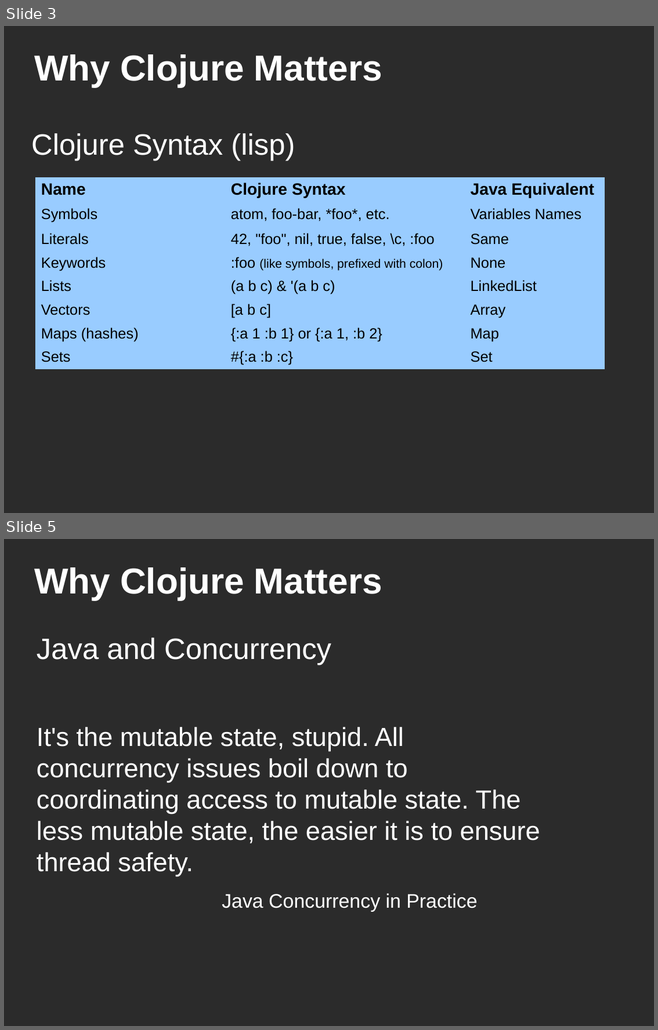
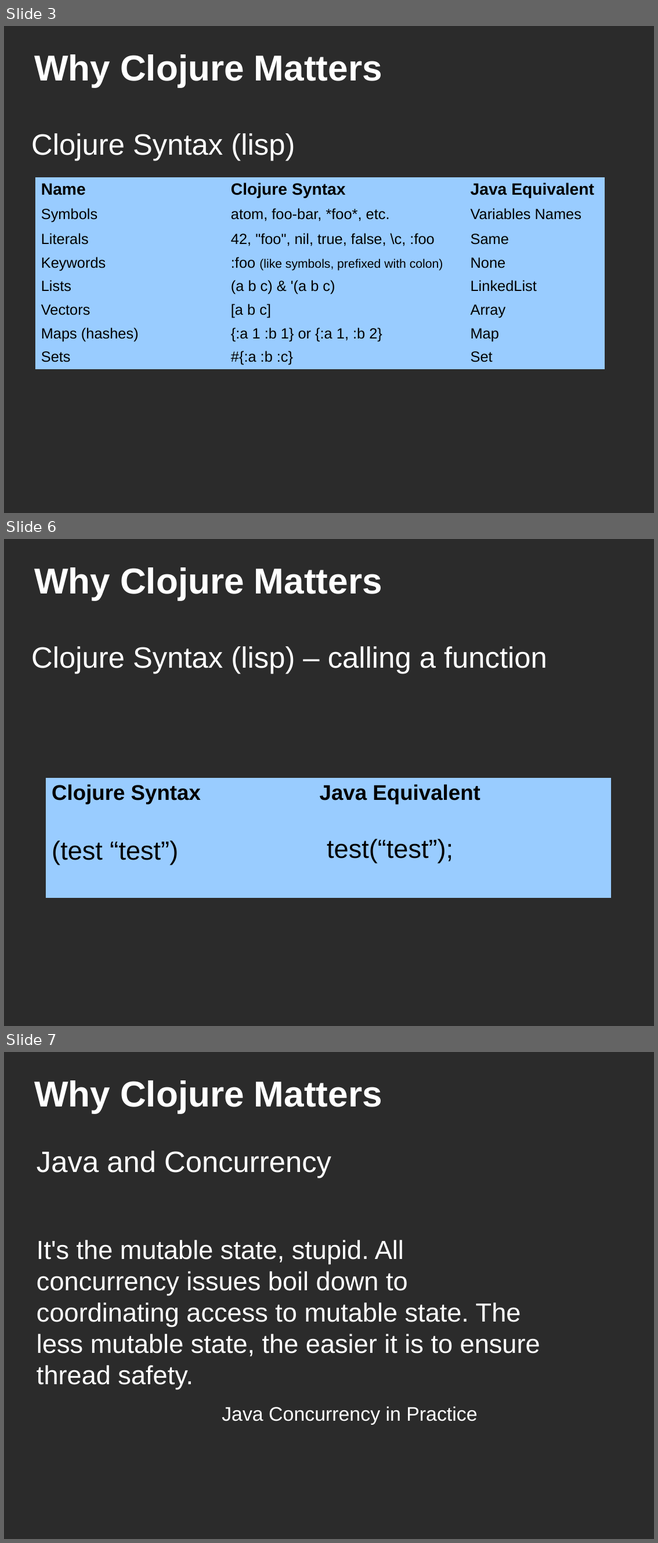
Before and after one commit to ckirkendall/cinjug-sept-2011, a slide deck: presentation/why-clojure-cinjug.odp. Shown one above the other, each under a label of ours: slides 3 and 5 before the commit, slides 3, 6 and 7 after it; the slides between them are not shown. The pictures are 658x1030 and 658x1543 pixels, drawn with LibreOffice and Linux fonts; fonts in the diff are those of the drawing; background and template pictures are left out; a plain dark background stands for a picture behind light text. Boxes give left, top, right and bottom in pixels: in the first picture for what was removed or moved away, otherwise in the second. Text is boxed around its words. In the diff, an @@ line names an element or a change of style, - is before the commit and + after.

```diff
--- a/presentation/why-clojure-cinjug.odp
+++ b/presentation/why-clojure-cinjug.odp
@@ slide 6 added at (4,539,654,1026), background picture (left out) @@
@@ title added at (34,567,382,600), 44 pt, text #FFFFFF, bold @@
+Why Clojure Matters
@@ text added at (31,646,547,674), 36 pt, text #FFFFFF @@
+Clojure Syntax (lisp) – calling a function
@@ table added at (46,779,611,891), 2 rows, 2 columns @@
+Clojure Syntax | Java Equivalent
+(test “test”) | test(“test”);
@@ what was slide 5 is now slide 7 @@
```
Also in this commit, not shown: 6 slides changed, 2 other slides added, 4 other files.
